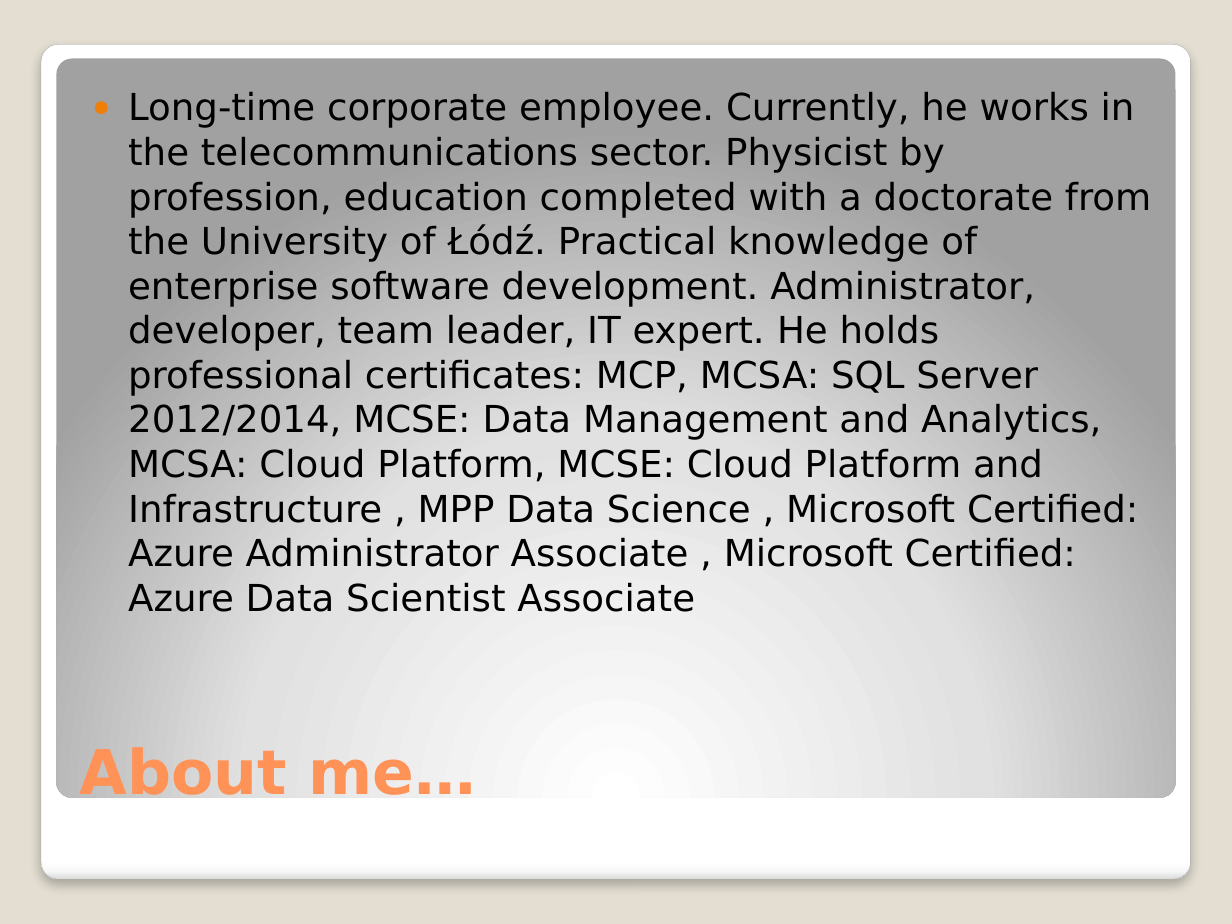
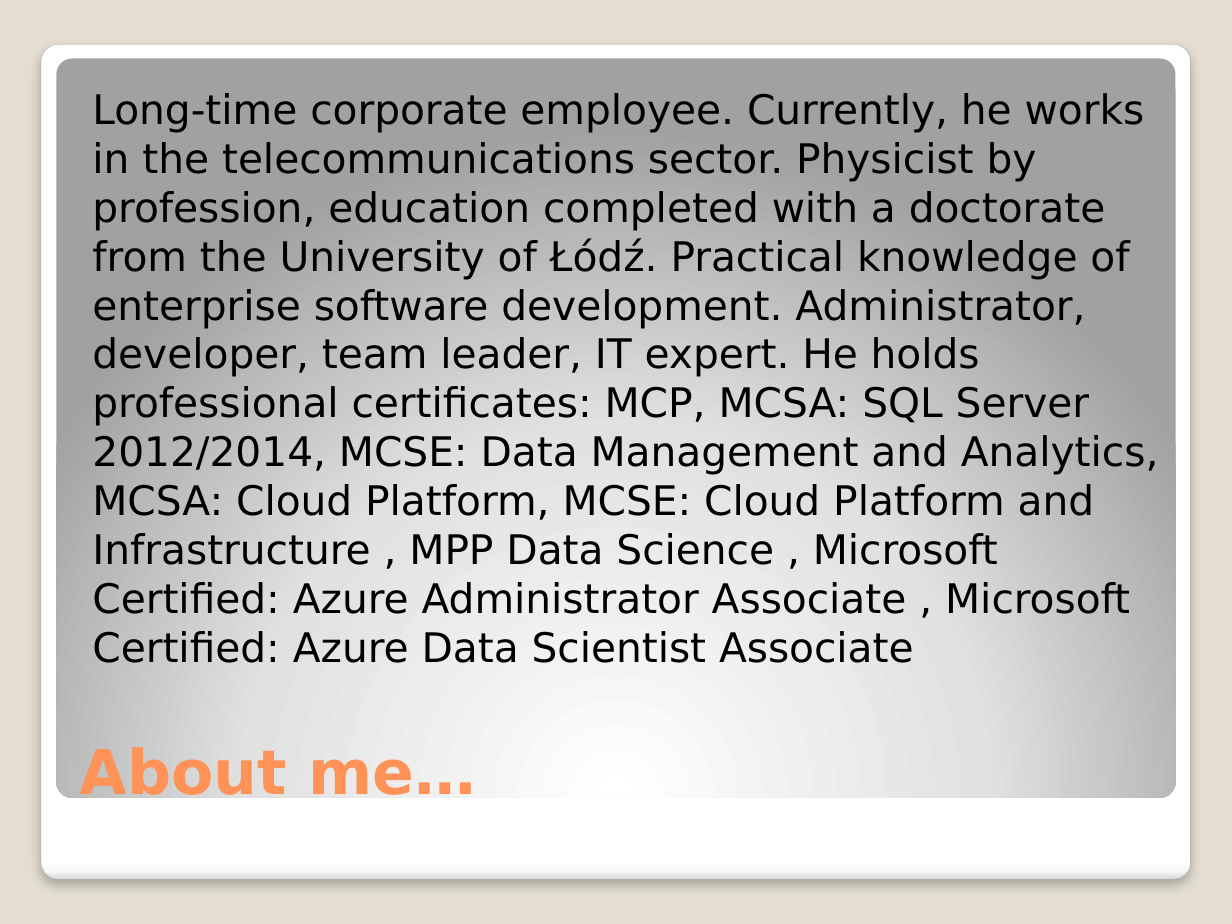
Before and after one commit to djkormo/k8s-AKS-primer, a slide deck: slide 2 of examples/atwar/presentation/Kubernetes at war on Azure.pptx. Drawn at 1232x924 pixels with LibreOffice and Linux fonts; fonts in the diff are those of the drawing. Boxes give left, top, right and bottom in pixels: in the first picture for what was removed or moved away, otherwise in the second. Text is boxed around its words. In the diff, an @@ line names an element or a change of style, - is before the commit and + after.

```diff
--- a/examples/atwar/presentation/Kubernetes at war on Azure.pptx
+++ b/examples/atwar/presentation/Kubernetes at war on Azure.pptx
@@ text "Long-time corporate employee. Currently, he ..." at (92,93,1159,614): size 21.7 to 23.8 pt; bullet ● to none @@
```
Also in this commit, not shown: 2 other slides changed, 3 slides added.
